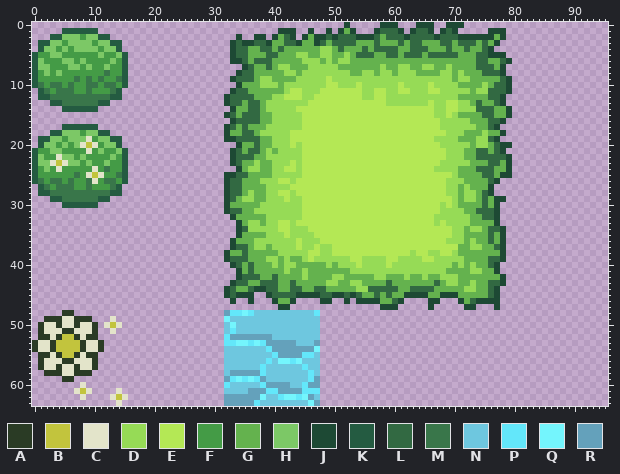
Sprite sheet: assets/environment/tileset.png. Above is the file before it was changed.
The file is 96x64 pixels. Colours within 5 levels of each other are drawn and written as one.
Palette (. is transparent): A #2a3b25  B #c2c43d  C #e3e4ca  D #96db56  E #b4e855  F #449b46  G #64b24e  H #7cc866  J #1d4934  K #245b41  L #326942  M #39764a  N #6ec7df  P #63e7fa  Q #74f5fd  R #64a1bb
Now the later version:
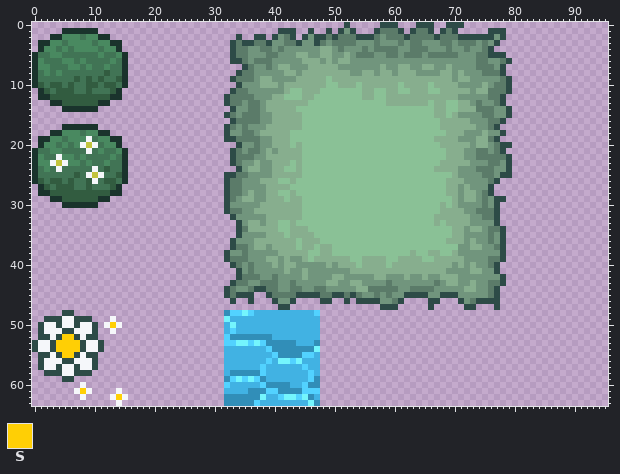
Colours new in this view: S #ffcf05
The exact change:
Colour C changes from #e3e4ca to #f5f7fa.
Colour D changes from #96db56 to #87ae8e.
Colour E changes from #b4e855 to #8ac196.
Colour F changes from #449b46 to #417455.
Colour G changes from #64b24e to #71957d.
Colour H changes from #7cc866 to #498960.
Colour J changes from #1d4934 to #2d4b47.
Colour K changes from #245b41 to #1a332c.
Colour L changes from #326942 to #5b7b69.
Colour M changes from #39764a to #325c40.
Colour N changes from #6ec7df to #41b2e3.
Colour P changes from #63e7fa to #52d2ff.
Colour R changes from #64a1bb to #318eb8.
The edit turns colour A into colour J in row 48 at x 5 to 6; in row 49 at x 2 to 4 and 7 to 9; in row 50 at x 1, 4, 7 and 10; in row 51 at x 1, 5 to 6 and 10; in row 52 at x 1 to 2, 4, 7 and 9 to 10; in rows 53 to 54 at x 0, 3, 8 and 11.
The edit turns colour A into colour J in row 55 at x 1 to 2, 4, 7 and 9 to 10; in row 56 at x 1, 5 to 6 and 10; in row 57 at x 1, 4, 7 and 10; in row 58 at x 2 to 4 and 7 to 9; in row 59 at x 5 to 6.
The edit turns colour B into colour S in row 50 at x 13; in row 52 at x 5 to 6; in rows 53 to 54 at x 4 to 7; in row 55 at x 5 to 6; in row 61 at x 8; in row 62 at x 14.
Changed places in both pictures, as pixel boxes (x1, y1, x2, y2):
changed: (224, 22, 512, 406)
changed: (32, 28, 128, 208)
changed: (32, 310, 128, 406)
